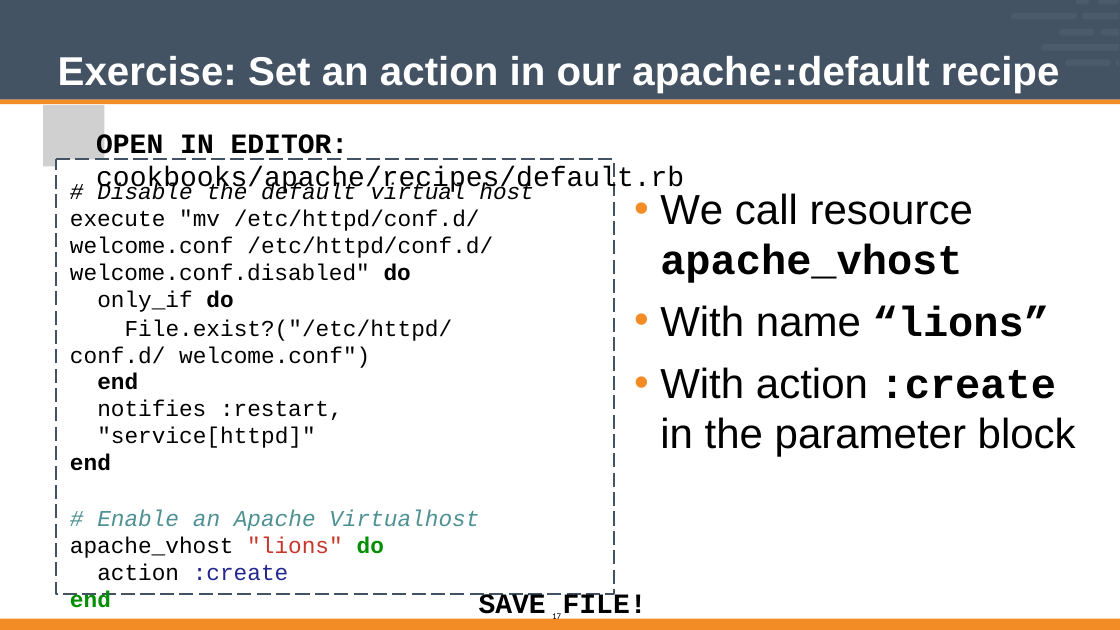
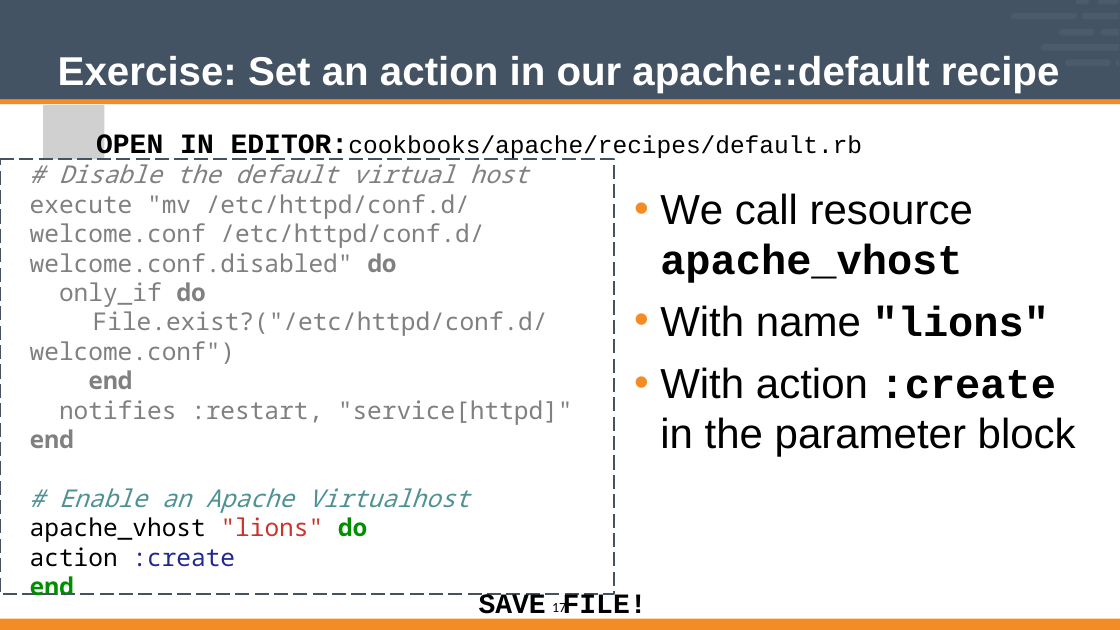
Before and after one commit to vinyar/chef-intermediate, a slide deck: slide 17 of Modules/04-Chef_Intermediate.pptx. Drawn at 1120x630 pixels with LibreOffice and Linux fonts; fonts in the diff are those of the drawing; grey boxes stand for pictures. Boxes give left, top, right and bottom in pixels: in the first picture for what was removed or moved away, otherwise in the second. Text is boxed around its words. In the diff, an @@ line names an element or a change of style, - is before the commit and + after.

```diff
--- a/Modules/04-Chef_Intermediate.pptx
+++ b/Modules/04-Chef_Intermediate.pptx
@@ text at bbox=[96, 133, 862, 161]: text changed; size 32 to 28 pt @@
-OPEN IN EDITOR: cookbooks/apache/recipes/default.rb
+OPEN IN EDITOR:cookbooks/apache/recipes/default.rb
@@ freeform shape: place and size @@
-freeform shape at bbox=[56, 159, 614, 594]
+freeform shape at bbox=[0, 159, 614, 594]
@@ text in freeform shape at bbox=[30, 159, 573, 596]: text added @@
+# Disable the default virtual host
+execute "mv /etc/httpd/conf.d/
+welcome.conf /etc/httpd/conf.d/
+welcome.conf.disabled" do
+only_if do
+File.exist?("/etc/httpd/conf.d/
+welcome.conf")
+end
+notifies :restart, "service[httpd]"
+end
+# Enable an Apache Virtualhost
+apache_vhost "lions" do
+action :create
+end
@@ freeform shape "# Disable the default virtual ...": place and size @@
-freeform shape "# Disable the default virtual ..." at bbox=[56, 159, 614, 594]
+freeform shape "# Disable the default virtual ..." at bbox=[30, 159, 614, 594]
@@ text removed at bbox=[97, 183, 534, 200] @@
-# Disable the default virtual host
@@ text removed at bbox=[70, 210, 220, 227] @@
-execute "mv
@@ text removed at bbox=[70, 237, 234, 254] @@
-welcome.conf
@@ text removed at bbox=[234, 210, 493, 258] @@
-/etc/httpd/conf.d/
-/etc/httpd/conf.d/
@@ text removed at bbox=[70, 264, 411, 281] @@
-welcome.conf.disabled" do
@@ text removed at bbox=[70, 291, 479, 581] @@
-only_if do
-File.exist?("/etc/httpd/conf.d/ welcome.conf")
-end
-notifies :restart, "service[httpd]"
-end
-# Enable an Apache Virtualhost
-apache_vhost "lions" do
-action :create
-end
@@ text at bbox=[660, 305, 1049, 337]: text changed @@
-• With name “lions”
+• With name "lions"
@@ page number: place and size @@
-page number at bbox=[552, 612, 561, 622]
+page number at bbox=[552, 600, 566, 613]
@@ page number at bbox=[552, 600, 566, 613]: size 10 to 16 pt @@
```
Also in this commit, not shown: 55 other slides changed.
